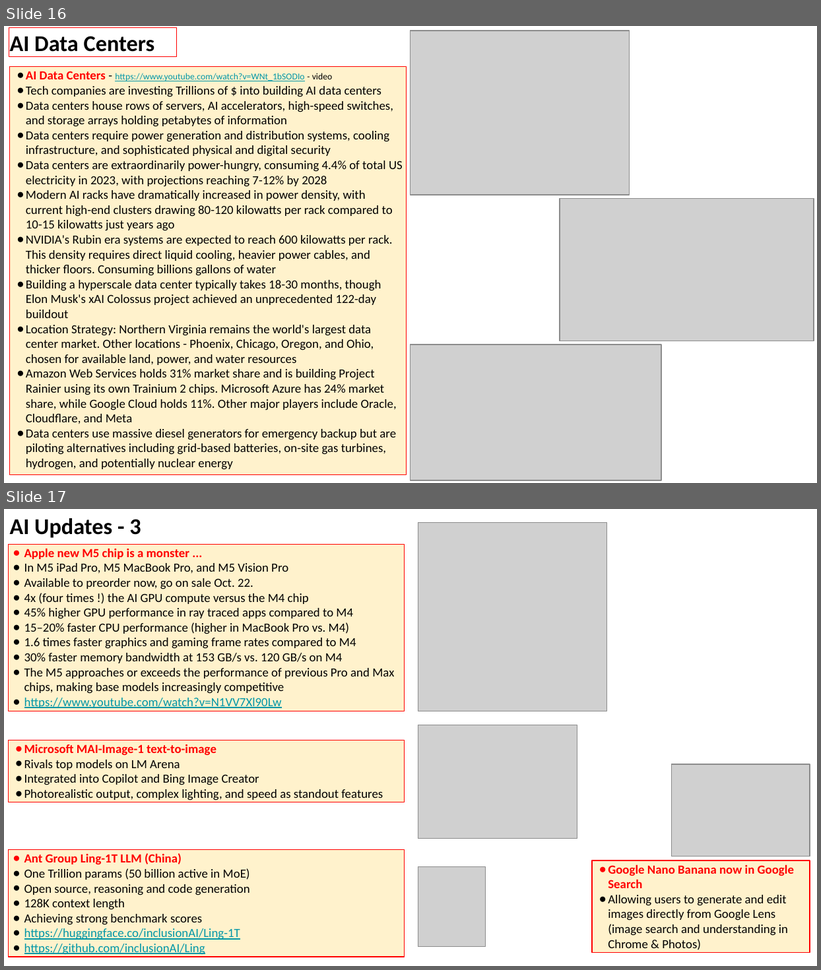
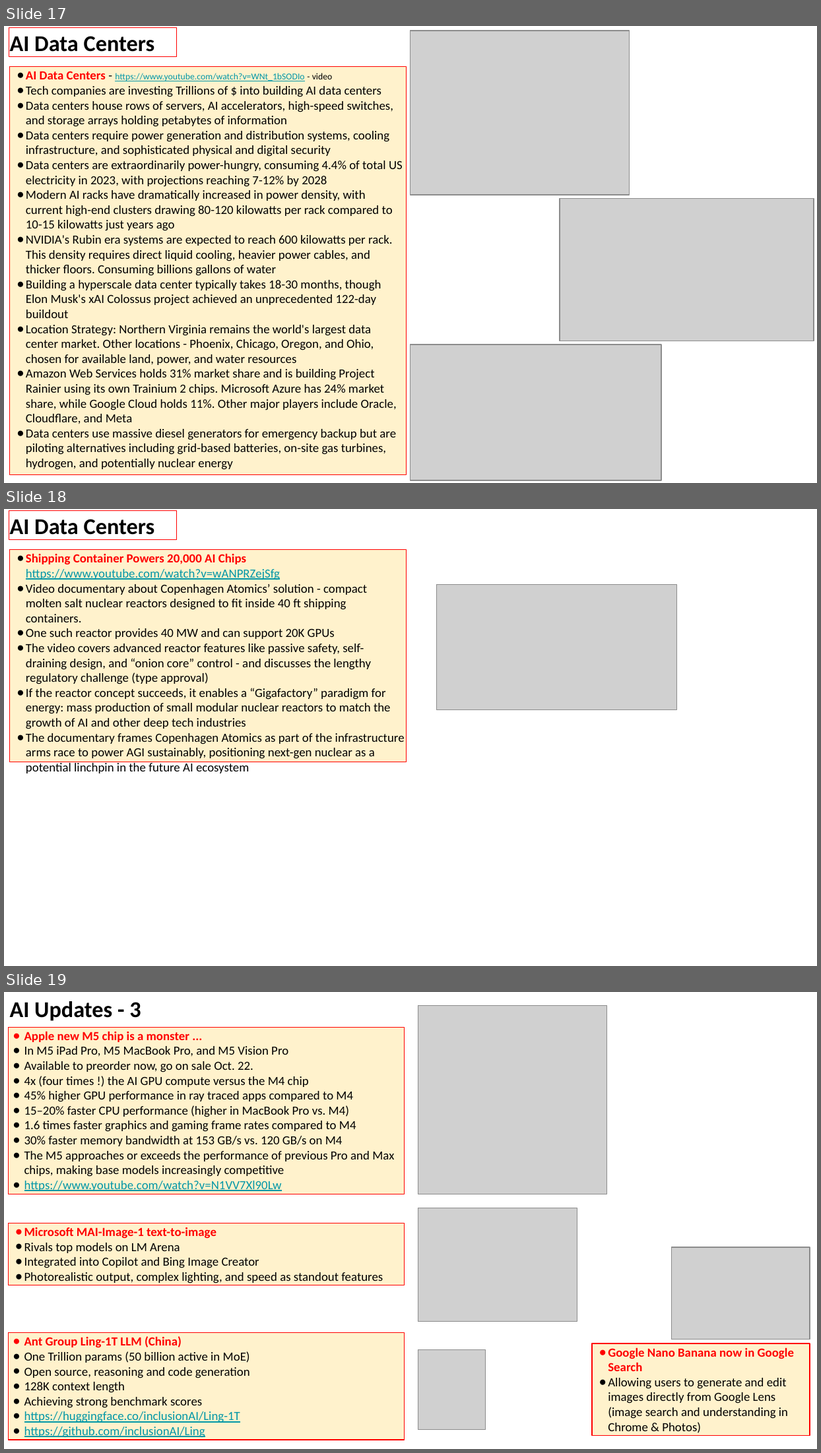
Before and after one commit to lselector/seminar, a slide deck: 2025/2025-10-17-AI-Updates.pptx. Shown one above the other, each under a label of ours: slides 16 and 17 before the commit, slides 17, 18 and 19 after it. The pictures are 821x970 and 821x1453 pixels, drawn with LibreOffice and Linux fonts; fonts in the diff are those of the drawing; grey boxes stand for pictures. Boxes give left, top, right and bottom in pixels: in the first picture for what was removed or moved away, otherwise in the second. Text is boxed around its words. In the diff, an @@ line names an element or a change of style, - is before the commit and + after.

```diff
--- a/2025/2025-10-17-AI-Updates.pptx
+++ b/2025/2025-10-17-AI-Updates.pptx
@@ slide 18 added at (4, 509, 817, 966), background #FFFFFF @@
@@ rectangle added at (9, 510, 176, 540), outline #FF0000 0.75 pt, 20 pt, text #000000, bold @@
+AI Data Centers
@@ rectangle added at (10, 550, 407, 762), fill #FFF2CC, outline #FF0000 0.75 pt, 11 pt, text #000000 @@
+● Shipping Container Powers 20,000 AI Chips
+  https://www.youtube.com/watch?v=wANPRZejSfg
+● Video documentary about Copenhagen Atomics’ solution - compact molten salt nuclear reactors designed to fit inside 40 ft shipping containers.
+● One such reactor provides 40 MW and can support 20K GPUs
+● The video covers advanced reactor features like passive safety, self-draining design, and “onion core” control - and discusses the lengthy regulatory challenge (type approval)
+● If the reactor concept succeeds, it enables a “Gigafactory” paradigm for energy: mass production of small modular nuclear reactors to match the growth of AI and other deep tech industries
+● The documentary frames Copenhagen Atomics as part of the infrastructure arms race to power AGI sustainably, positioning next-gen nuclear as a potential linchpin in the future AI ecosystem
@@ picture added at (436, 585, 677, 710) @@
@@ what was slide 16 is now slide 17 @@
@@ what was slide 17 is now slide 19 @@
```
Also in this commit, not shown: 2 slides changed, 4 other slides added.
